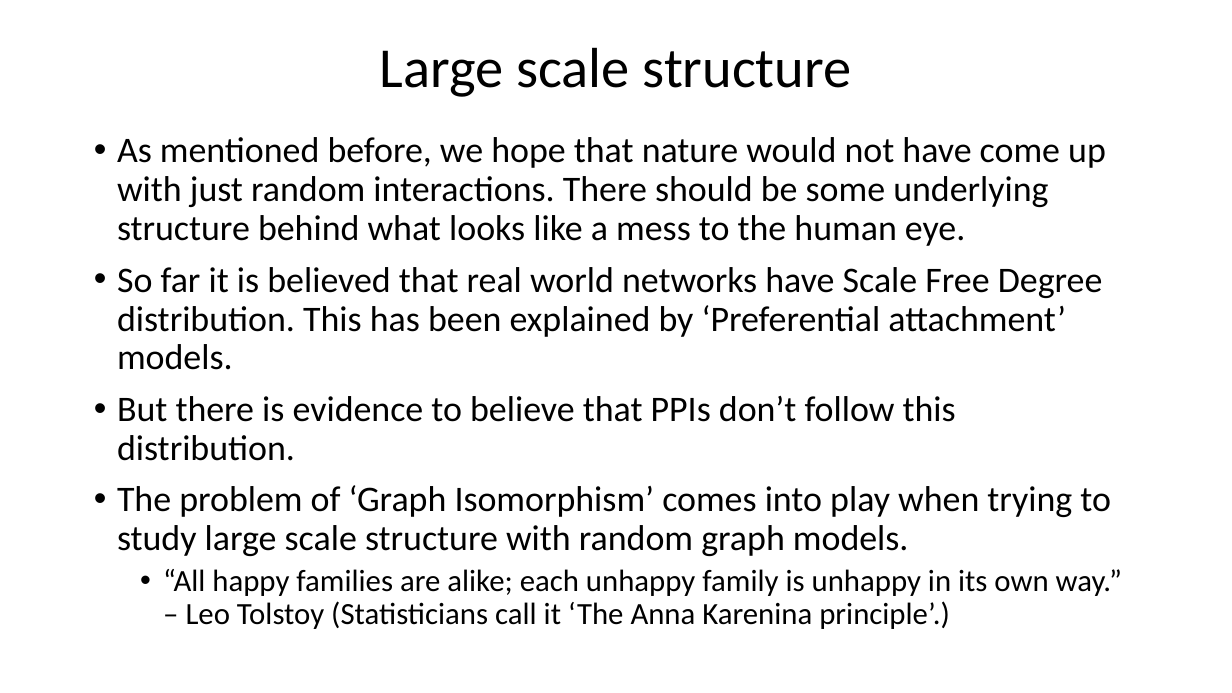
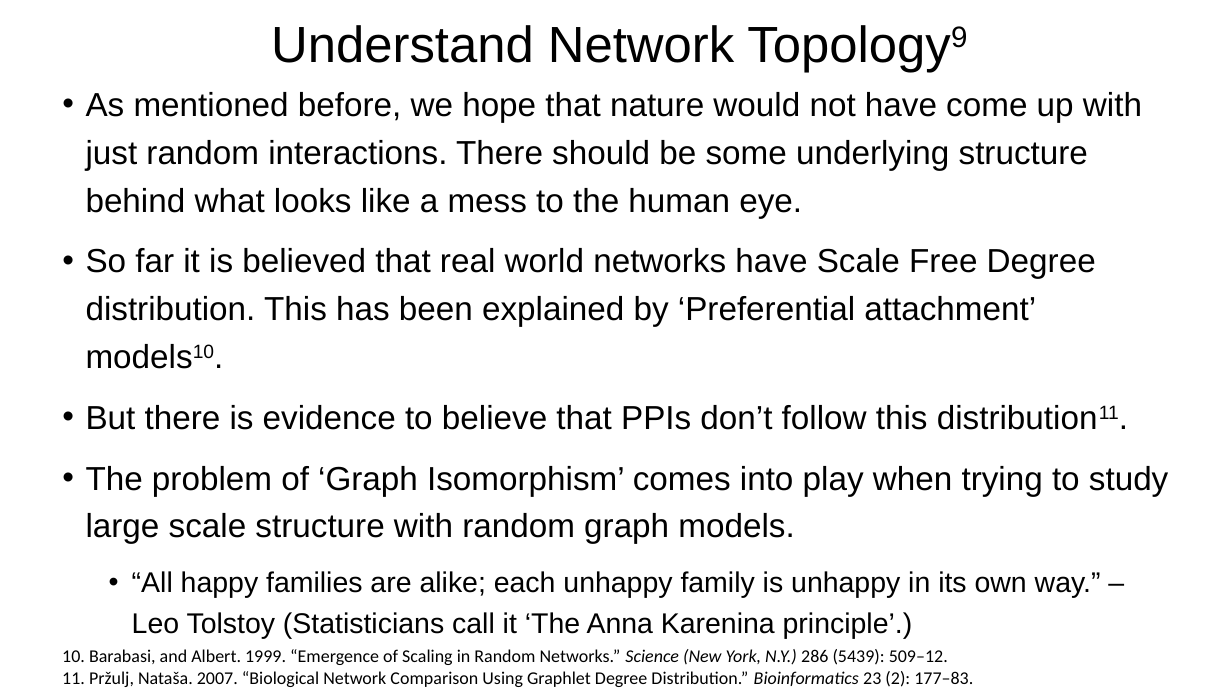
Before and after one commit to VenkiPhy6/seminar-thirdsem, a slide deck: slide 18 of A Primer to Complex Diseases.pptx. Drawn at 1232x693 pixels with LibreOffice and Linux fonts; fonts in the diff are those of the drawing. Boxes give left, top, right and bottom in pixels: in the first picture for what was removed or moved away, otherwise in the second. Text is boxed around its words. In the diff, an @@ line names an element or a change of style, - is before the commit and + after.

```diff
--- a/A Primer to Complex Diseases.pptx
+++ b/A Primer to Complex Diseases.pptx
@@ title at box(271, 25, 734, 63): text changed; size 44 to 39.6 pt; font Calibri to Arial @@
-Large scale structure
+Understand Network Topology9
@@ text "As mentioned before, we hope ...": place and size @@
-text "As mentioned before, we hope ..." at box(117, 137, 1122, 629)
+text "As mentioned before, we hope ..." at box(86, 92, 1168, 639)
@@ text at box(86, 92, 1168, 639): size 28 to 25.9 pt in "As mentioned before, we hope that nature ...", "The problem of ‘Graph Isomorphism’ comes into ..."; font Calibri to Arial in "As mentioned before, we hope that nature ...", "The problem of ‘Graph Isomorphism’ comes into ...", "“All happy families are alike; each unhappy ..."; size 24 to 22.2 pt in "“All happy families are alike; each unhappy ..."; line spacing 0.9 to 1.2; more space between paragraphs @@
@@ text at box(86, 248, 1096, 430): text changed; size 28 to 25.9 pt; font Calibri to Arial @@
-• So far it is believed that real world networks have Scale Free Degree distribution. This has been explained by ‘Preferential attachment’ models.
-• But there is evidence to believe that PPIs don’t follow this distribution.
+• So far it is believed that real world networks have Scale Free Degree distribution. This has been explained by ‘Preferential attachment’ models10.
+• But there is evidence to believe that PPIs don’t follow this distribution11.
@@ text added at box(62, 649, 973, 687), 14 pt, text #000000 @@
+10. Barabasi, and Albert. 1999. “Emergence of Scaling in Random Networks.” Science (New York, N.Y.) 286 (5439): 509–12.
+11. Pržulj, Nataša. 2007. “Biological Network Comparison Using Graphlet Degree Distribution.” Bioinformatics 23 (2): 177–83.
```
Also in this commit, not shown: 13 other slides changed, 5 slides added, 1 slide removed, 2 other files.
